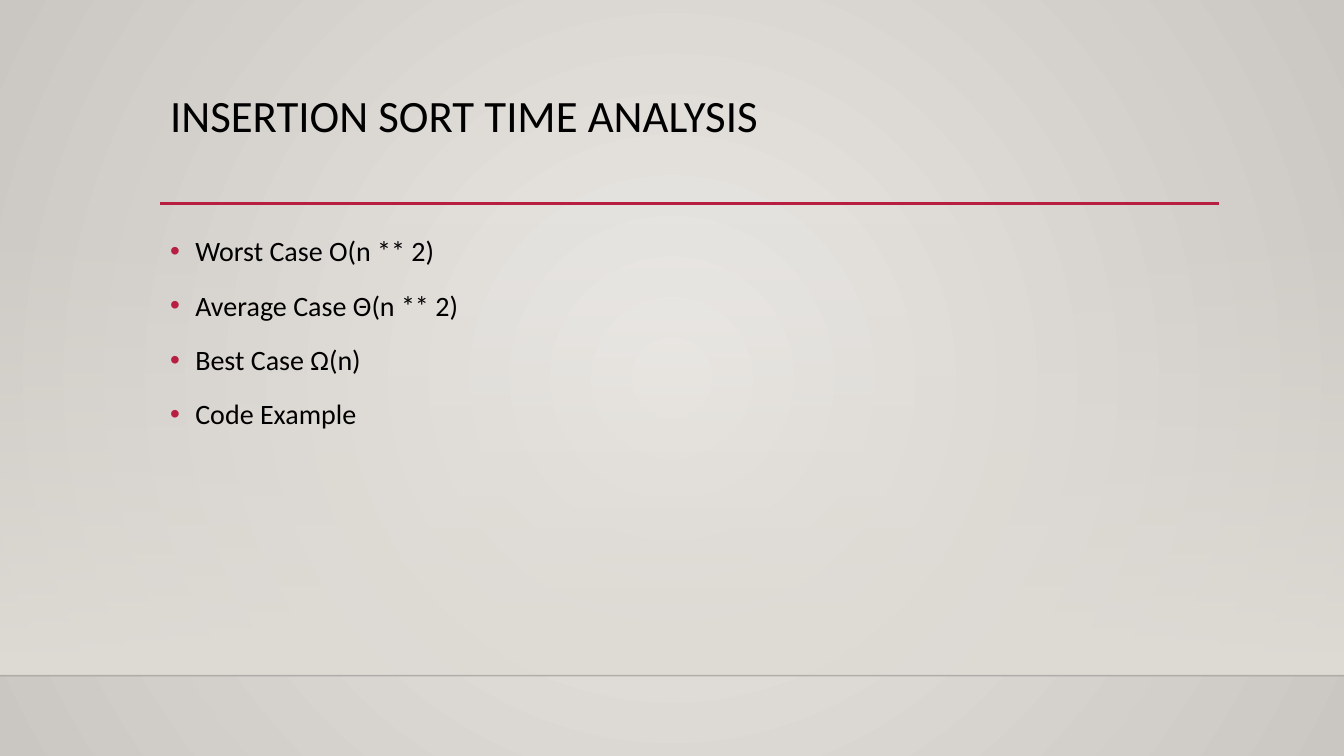
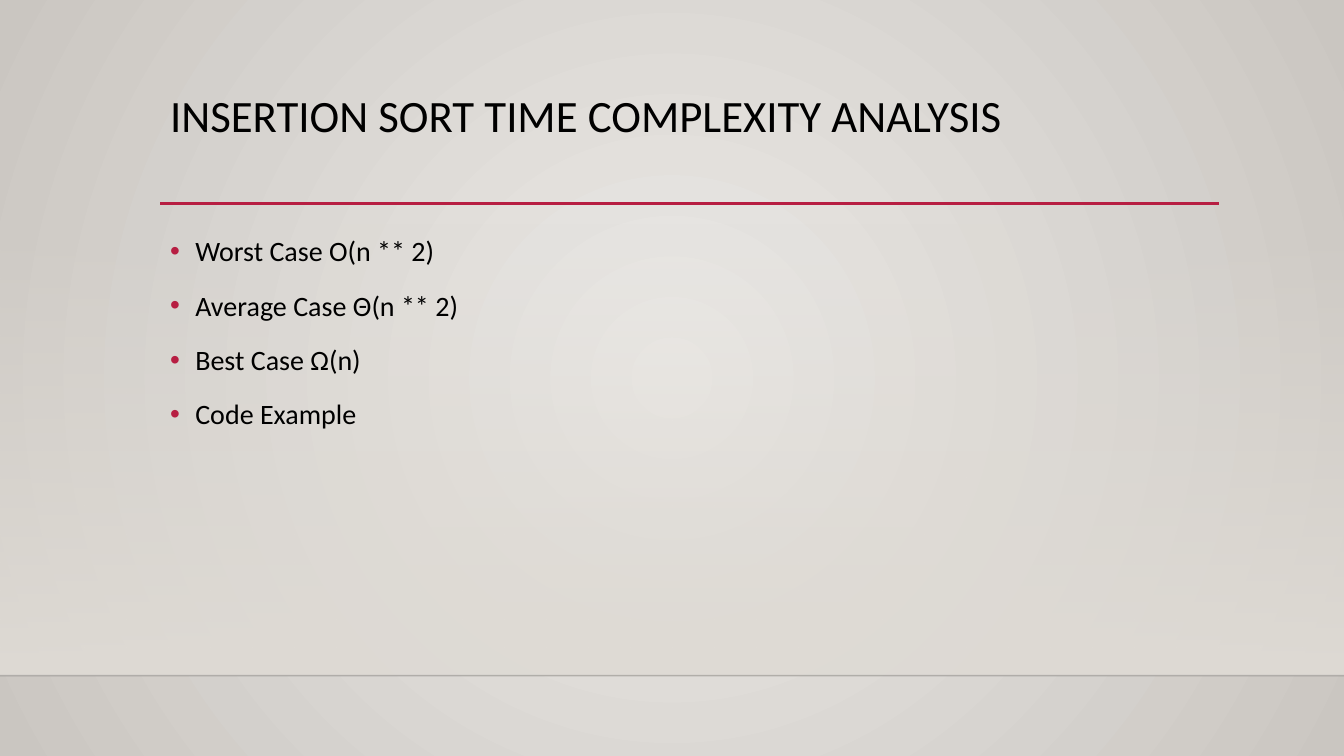
Before and after one commit to Ezi0aaudit0re/visualization_sorting_algorithms, a slide deck: slide 7 of Presentation1.pptx. Drawn at 1344x756 pixels with LibreOffice and Linux fonts; fonts in the diff are those of the drawing; background and template pictures are left out. Boxes give left, top, right and bottom in pixels: in the first picture for what was removed or moved away, otherwise in the second. Text is boxed around its words. In the diff, an @@ line names an element or a change of style, - is before the commit and + after.

```diff
--- a/Presentation1.pptx
+++ b/Presentation1.pptx
@@ title at (170, 103, 1001, 133): text changed @@
-INSERTION SORT TIME ANALYSIS
+INSERTION SORT TIME COMPLEXITY ANALYSIS
```
Also in this commit, not shown: 3 other slides changed, 1 slide added, 2 other files.
